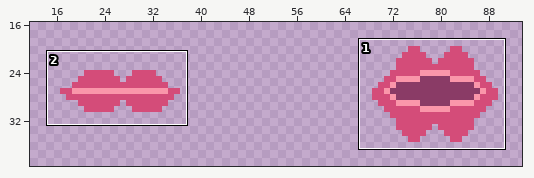
Edited in one commit: sprite sheet (Cosmo-Truckers/Assets/Checked Out/Cole/Art/MG_Art/1. D1_MG/1. Trash/WN/MG_D1WN_NoiseLips.png). The first picture is a wide view before the edit; the outline marks the close-up.
Close-up. Before:
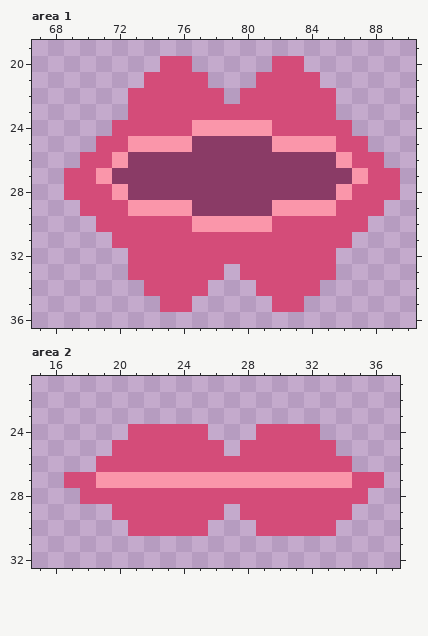
The file is 104x52 pixels. Shown: area 1: x 67..90, y 19..36; area 2: x 15..37, y 21..32. The wide view leaves out empty margins.
After:
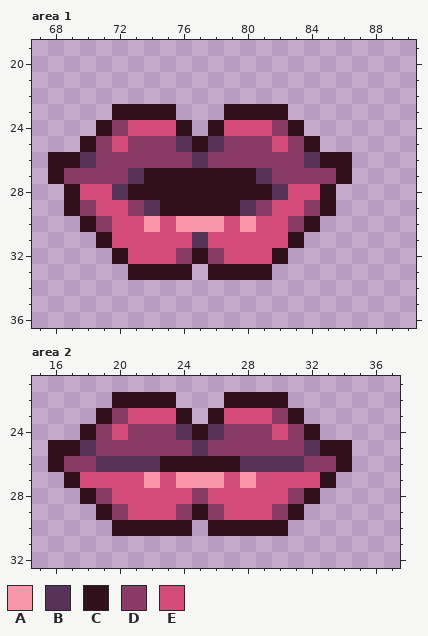
Palette (. is transparent): A #fa96aa  B #573359  C #30111c  D #8a3b66  E #d44c79
Change:
--- area 1
@@ x 67..90 @@
 19 ........................
-20 ........EE.....EE.......
-21 .......EEEE...EEEE......
-22 ......EEEEEE.EEEEEE.....
-23 ......EEEEEEEEEEEEE.....
-24 .....EEEEEAAAAAEEEEE....
-25 ....EEAAAADDDDDAAAAEE...
-26 ...EEADDDDDDDDDDDDDAEE..
-27 ..EEADDDDDDDDDDDDDDDAEE.
-28 ..EEEADDDDDDDDDDDDDAEEE.
-29 ...EEEAAAADDDDDAAAAEEE..
-30 ....EEEEEEAAAAAEEEEEE...
-31 .....EEEEEEEEEEEEEEE....
-32 ......EEEEEEEEEEEEE.....
-33 ......EEEEEE.EEEEEE.....
-34 .......EEEE...EEEE......
-35 ........EE.....EE.......
+20 ........................
+21 ........................
+22 ........................
+23 .....CCCC...CCCC........
+24 ....CDEEEC.CEEEDC.......
+25 ...CDEDDDBCBDDDEDC......
+26 .CCBDDDDDDBDDDDDDBCC....
+27 .CDDDDBCCCCCCCBDDDDC....
+28 ..CEEBCCCCCCCCCBEEC.....
+29 ..CDEEDBCCCCCBDEEDC.....
+30 ...CDEEAEAAAEAEEDC......
+31 ....CEEEEEBEEEEEC.......
+32 .....CEEEDCDEEEC........
+33 ......CCCC.CCCC.........
+34 ........................
+35 ........................
 36 ........................
--- area 2
@@ x 15..37 @@
 21 .......................
-22 .......................
-23 .......................
-24 ......EEEEE...EEEE.....
-25 .....EEEEEEE.EEEEEE....
-26 ....EEEEEEEEEEEEEEEE...
-27 ..EEAAAAAAAAAAAAAAAAEE.
-28 ...EEEEEEEEEEEEEEEEEE..
-29 .....EEEEEEE.EEEEEEE...
-30 ......EEEEE...EEEEE....
+22 .....CCCC...CCCC.......
+23 ....CDEEEC.CEEEDC......
+24 ...CDEDDDBCBDDDEDC.....
+25 .CCBDDDDDDBDDDDDDBCC...
+26 .CDDBBBBCCCCCBBBBDDC...
+27 ..CEEEEAEAAAEAEEEEC....
+28 ...CDEEEEEDEEEEEDC.....
+29 ....CDEEEDCDEEEDC......
+30 .....CCCCC.CCCCC.......
 31 .......................
